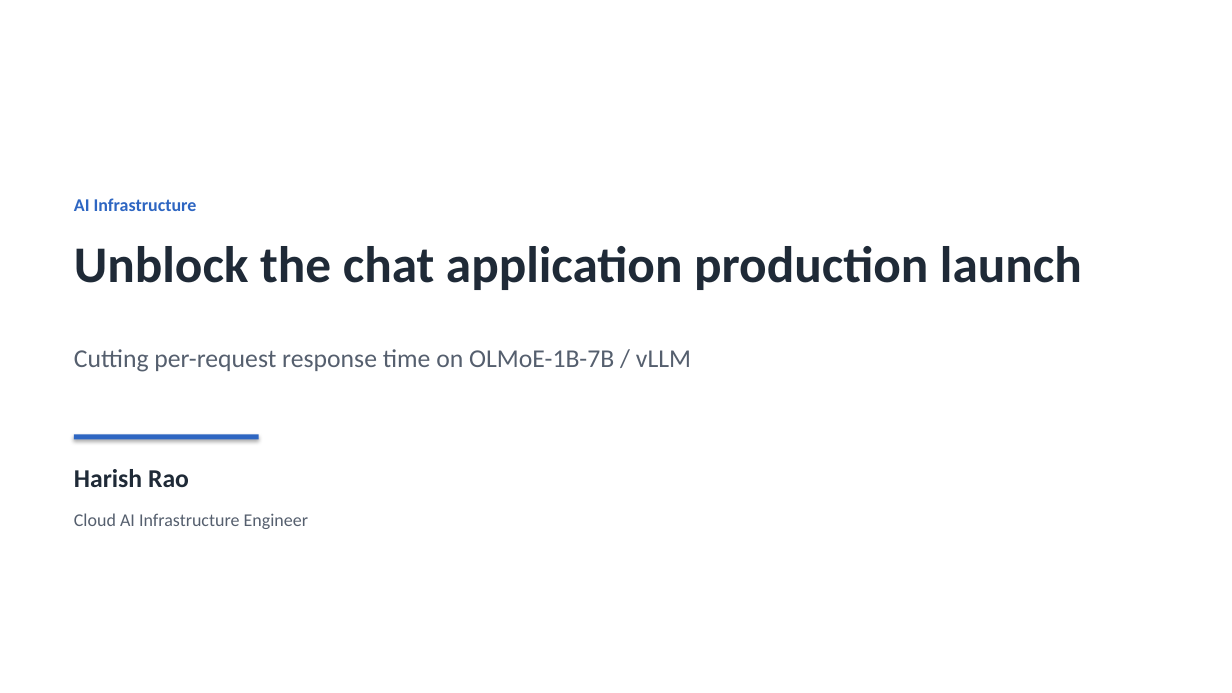
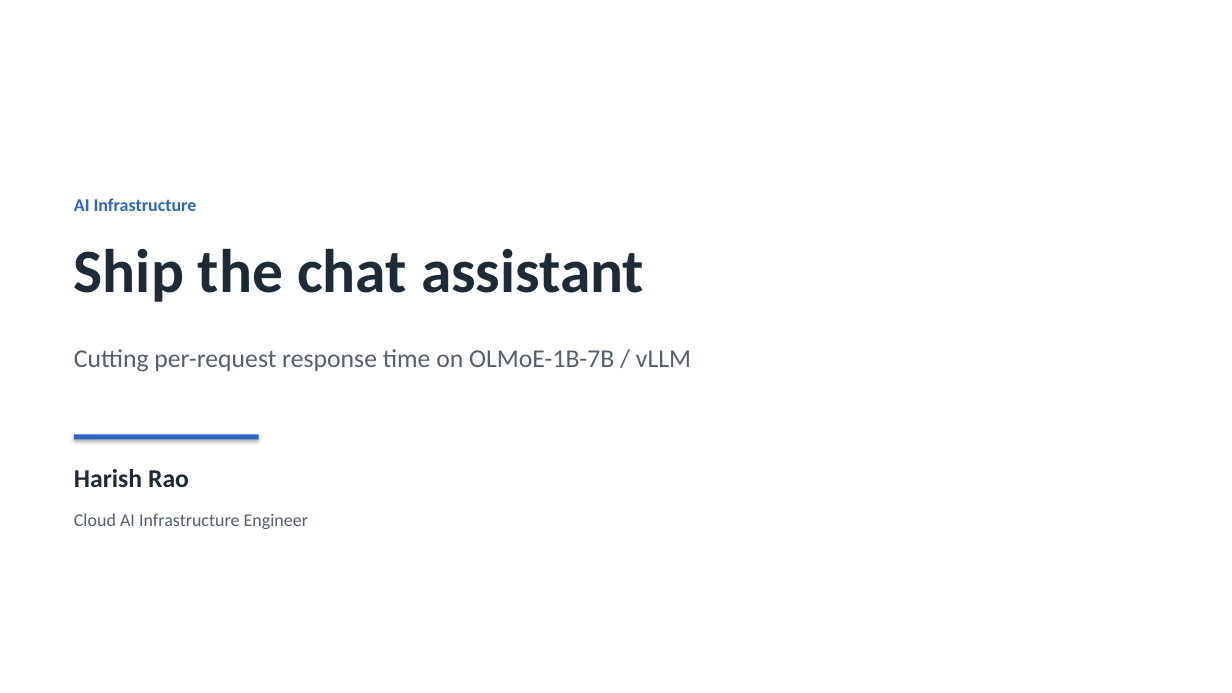
Before and after one commit to harishvs/moe-inference-optimize, a slide deck: slide 1 of talk/deck.pptx. Drawn at 1232x693 pixels with LibreOffice and Linux fonts; fonts in the diff are those of the drawing. Boxes give left, top, right and bottom in pixels: in the first picture for what was removed or moved away, otherwise in the second. Text is boxed around its words. In the diff, an @@ line names an element or a change of style, - is before the commit and + after.

```diff
--- a/talk/deck.pptx
+++ b/talk/deck.pptx
@@ text at box(74, 248, 644, 302): text changed; size 40 to 48 pt @@
-Unblock the chat application production launch
+Ship the chat assistant
```
Also in this commit, not shown: 1 other file.
